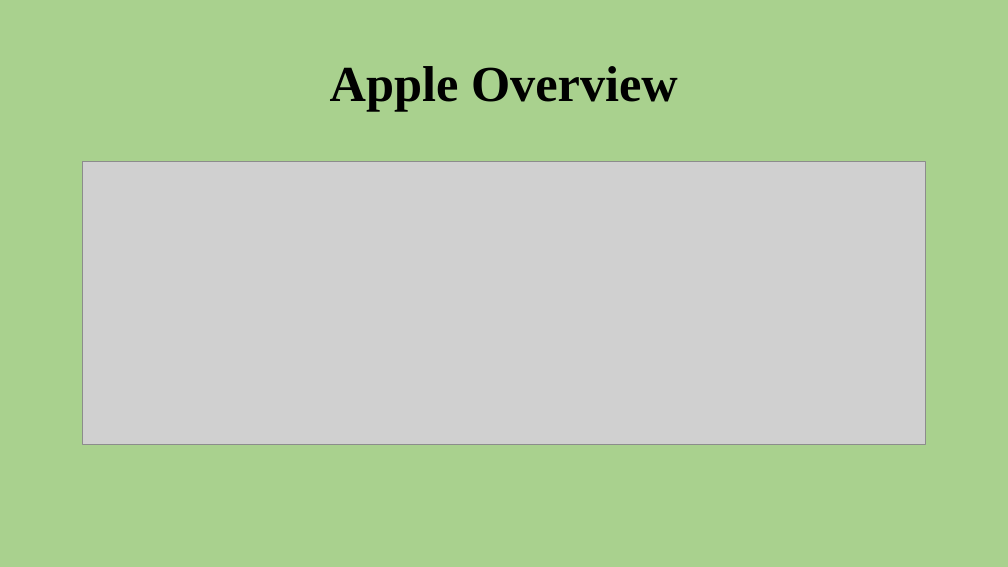
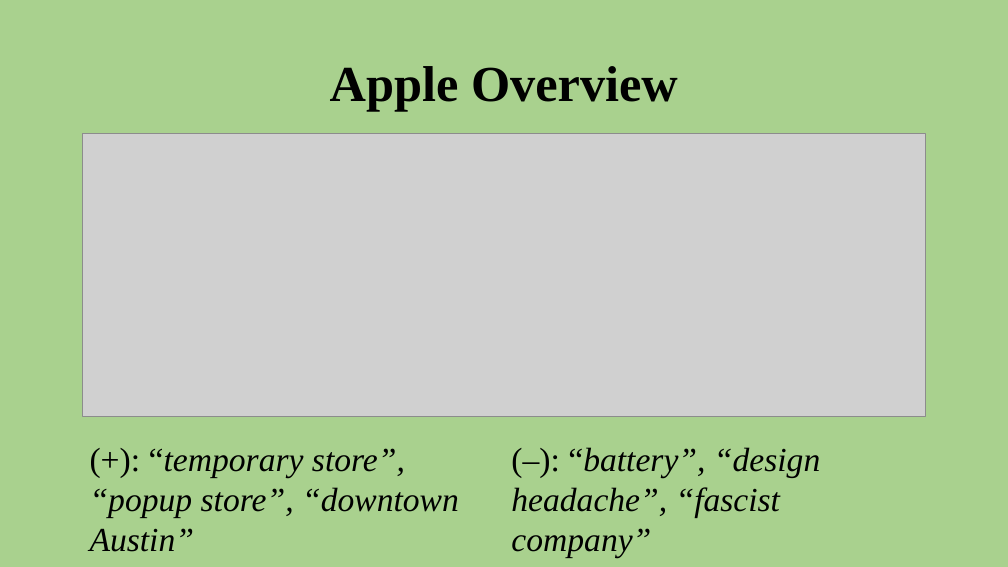
Before and after one commit to aarongalbraith/flatiron-phase4-project, a slide deck: slide 7 of presentation.pptx. Drawn at 1008x567 pixels with LibreOffice and Linux fonts; fonts in the diff are those of the drawing; grey boxes stand for pictures. Boxes give left, top, right and bottom in pixels: in the first picture for what was removed or moved away, otherwise in the second. Text is boxed around its words. In the diff, an @@ line names an element or a change of style, - is before the commit and + after.

```diff
--- a/presentation.pptx
+++ b/presentation.pptx
@@ picture: place and size @@
-picture at <box>82,162,926,445</box>
+picture at <box>82,133,926,417</box>
@@ text added at <box>90,448,459,552</box>, 32 pt, text #000000, italic @@
+(+): “temporary store”, “popup store”, “downtown Austin”
@@ text added at <box>511,447,820,558</box>, 32 pt, text #000000, italic @@
+(–): “battery”, “design headache”, “fascist company”
```
Also in this commit, not shown: 3 other slides changed, 2 slides added, 2 slides removed, 1 other file.
